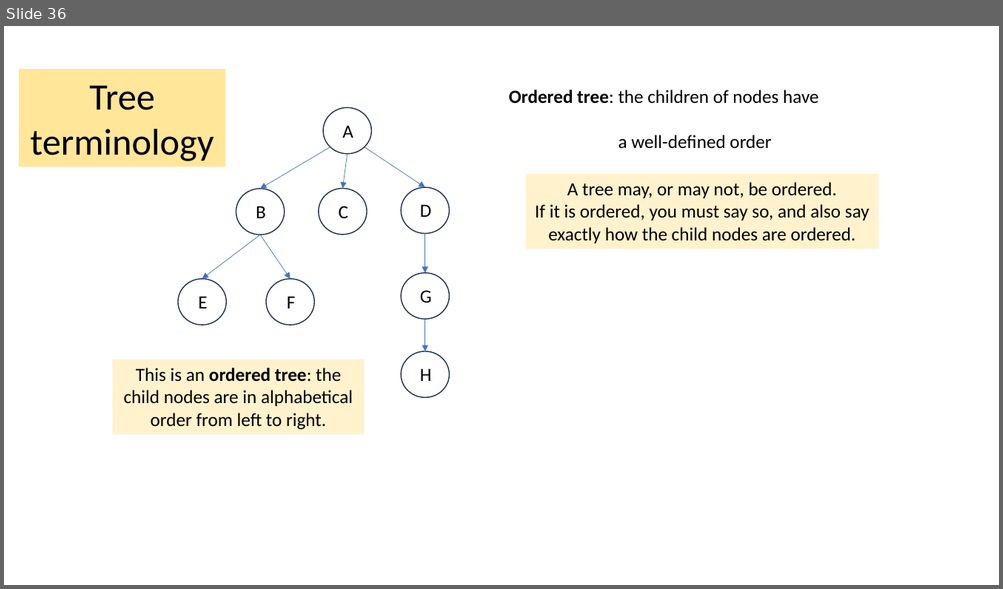
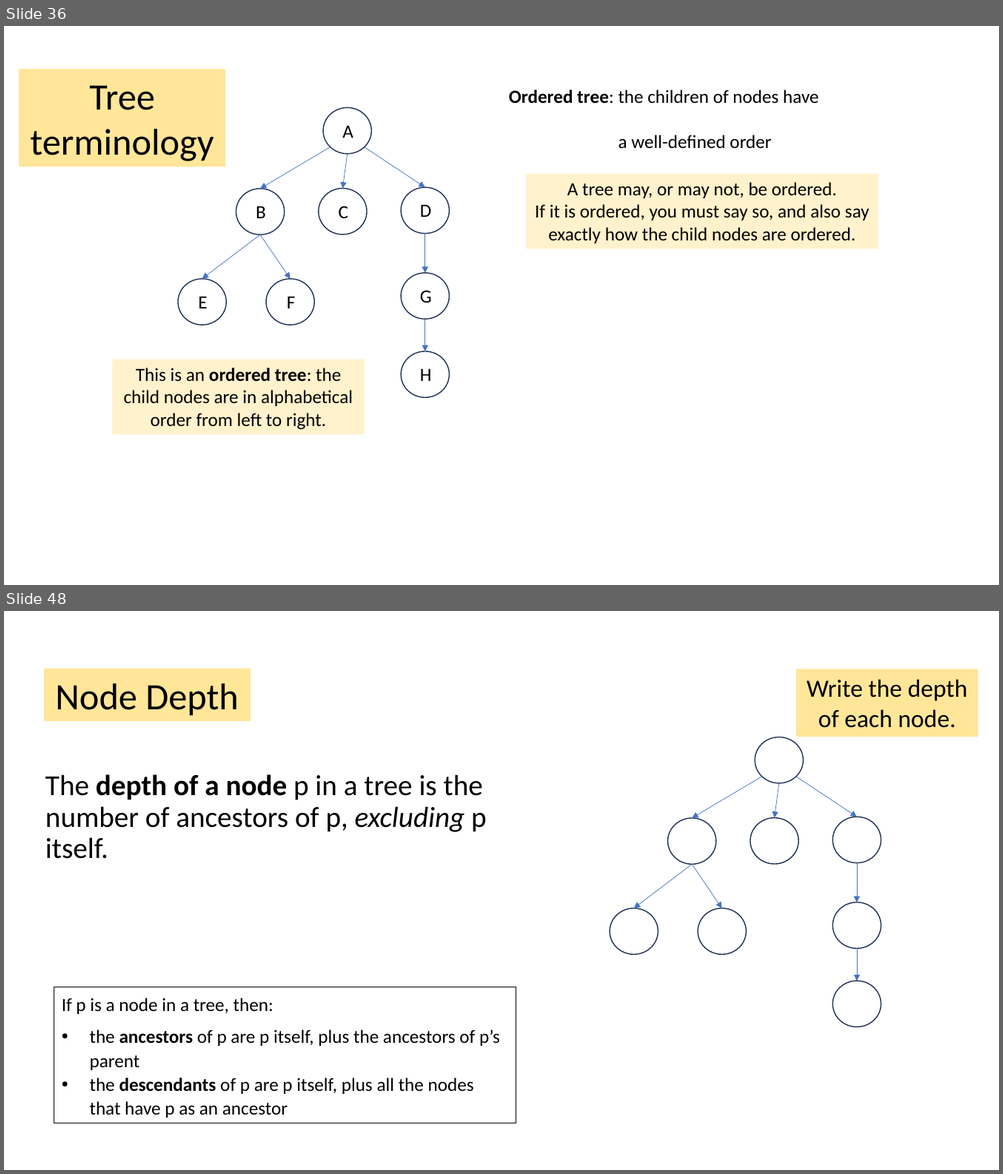
Before and after one commit to tjd1234/cmpt225summer2023, a slide deck: lecture_notes/week5/week5_trees.pptx. Shown one above the other, each under a label of ours: slide 36 before the commit, slides 36 and 48 after it; the slides between them are not shown. The pictures are 1003x589 and 1003x1174 pixels, drawn with LibreOffice and Linux fonts; fonts in the diff are those of the drawing. Boxes give left, top, right and bottom in pixels: in the first picture for what was removed or moved away, otherwise in the second. Text is boxed around its words. In the diff, an @@ line names an element or a change of style, - is before the commit and + after.

Commit message:
updated

```diff
--- a/lecture_notes/week5/week5_trees.pptx
+++ b/lecture_notes/week5/week5_trees.pptx
@@ slide 48 added at [4, 611, 999, 1170], background #FFFFFF @@
@@ rectangle added at [43, 669, 250, 721], fill #FFE699, 36 pt, text #000000 @@
+Node Depth
@@ rectangle added at [796, 669, 978, 737], fill #FFE699, 24 pt, text #000000 @@
+Write the depth of each node.
@@ ellipse added at [754, 737, 803, 783], outline #1E3256 1 pt @@
@@ text added at [45, 775, 486, 859], 28 pt, text #000000 @@
+The depth of a node p in a tree is the number of ancestors of p, excluding p itself.
@@ arrow added from (762, 777) to (692, 818), #4472C4 0.5 pt @@
@@ arrow added from (780, 783) to (774, 817), #4472C4 0.5 pt @@
@@ arrow added from (796, 777) to (856, 817), #4472C4 0.5 pt @@
@@ ellipse added at [668, 818, 717, 865], outline #1E3256 1 pt @@
@@ ellipse added at [750, 817, 799, 864], outline #1E3256 1 pt @@
@@ ellipse added at [832, 817, 881, 863], outline #1E3256 1 pt @@
@@ arrow added from (692, 865) to (634, 908), #4472C4 0.5 pt @@
@@ arrow added from (692, 865) to (722, 908), #4472C4 0.5 pt @@
@@ arrow added from (856, 863) to (856, 903), #4472C4 0.5 pt @@
@@ ellipse added at [610, 908, 658, 955], outline #1E3256 1 pt @@
@@ ellipse added at [698, 908, 746, 955], outline #1E3256 1 pt @@
@@ ellipse added at [832, 903, 881, 949], outline #1E3256 1 pt @@
@@ arrow added from (856, 949) to (856, 981), #4472C4 0.5 pt @@
@@ rectangle added at [54, 988, 515, 1124], outline #000000 0.75 pt, 18 pt, text #000000 @@
+If p is a node in a tree, then:
+• the ancestors of p are p itself, plus the ancestors of p’s parent
+• the descendants of p are p itself, plus all the nodes that have p as an ancestor
@@ ellipse added at [832, 981, 881, 1028], outline #1E3256 1 pt @@
```
Also in this commit, not shown: 1 slide changed, 47 other slides added.
